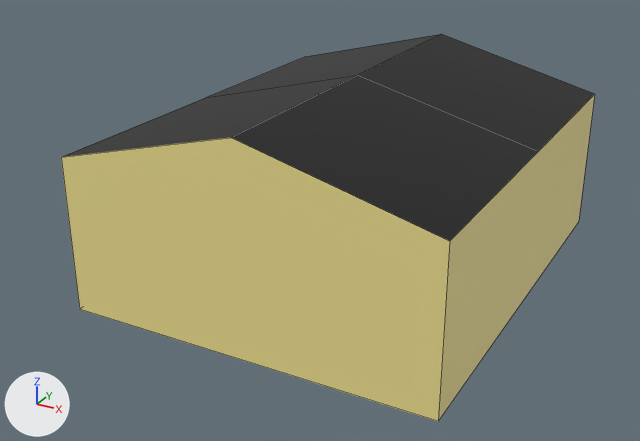
The FBX model Assets/Models/house1.fbx as it was, and as the next commit left it.
Both versions are drawn from a camera (50 mm lens) standing at (4.8, -4.48, 2.47) and looking at (2.75, -0.77, 0.61). The axes (+X, +Y, +Z) are drawn at lower left. The lights are the same throughout. Mesh edges are drawn as thin lines. Where no turn or scale is listed for an object, it has been applied to the vertices.
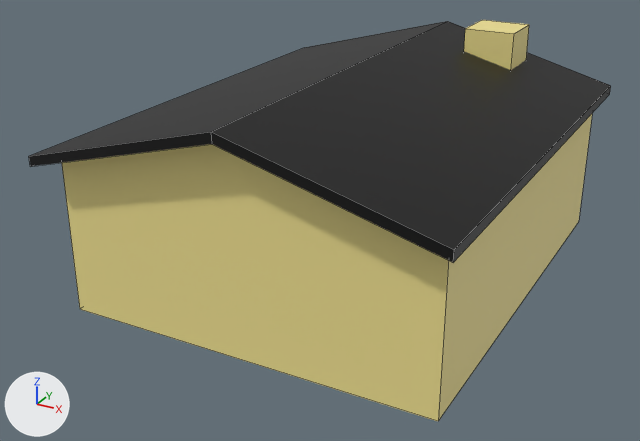
Where the newer file only moved an object's origin or applied its transform, the numbers keep the older frame.

Pixel boxes [x1, y1, x2, y2] of what changed, in the pictures (640 x 441 px):
'Plane', added (black)
    after: [29, 21, 611, 263]
'Cube.005', added (yellow)
    after: [464, 20, 529, 70]

Diff of the bpy script that builds the scene:
```diff
--- a/Assets/Models/house1.fbx.py
+++ b/Assets/Models/house1.fbx.py
@@ img_fencing_png @@
+img_fencing_png = load_image('fencing.png', '../Images/fencing.png', 4, 4, 'sRGB')
@@ mat_material_004 @@
+mat_material_004 = principled_material('Material.004')
+mat_material_004.texture = img_fencing_png
@@ me_cube_005 @@
+me_cube_005.from_pydata(...)  # a box spanning x -0.14..0.14, y -0.14..0.14, z -0.14..0.14
+me_cube_005.materials.append(mat_material_001)  # yellow #f1e291
@@ me_plane @@
+me_plane.from_pydata(...)  # 12 vertices, 10 faces; spans x -1.0..1.02, y -1.24..1.24, z -0.27..0.05
+me_plane.materials.append(mat_material_004)  # picture img_fencing_png
@@ ob_cube_005 @@
+ob_cube_005 = bpy.data.objects.new('Cube.005', me_cube_005)
+ob_cube_005.location = (3.258, 0.387, 1.328)
@@ ob_plane @@
+ob_plane = bpy.data.objects.new('Plane', me_plane)
+ob_plane.location = (2.845, -0.573, 1.362)
```
